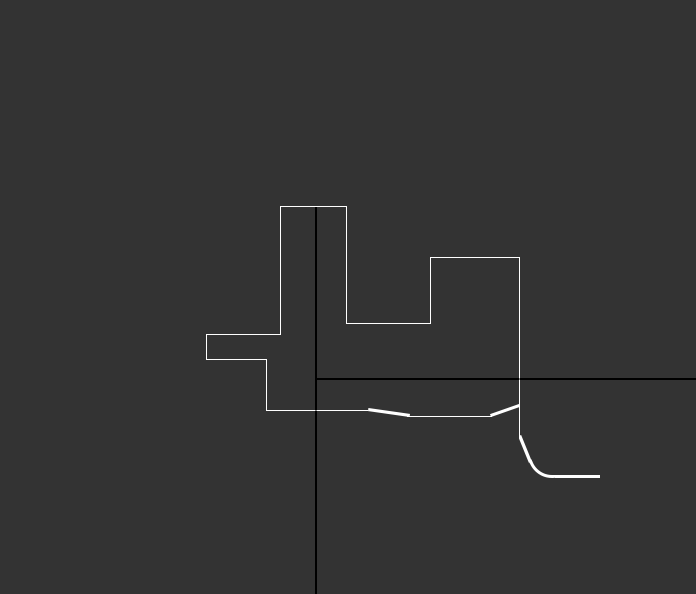
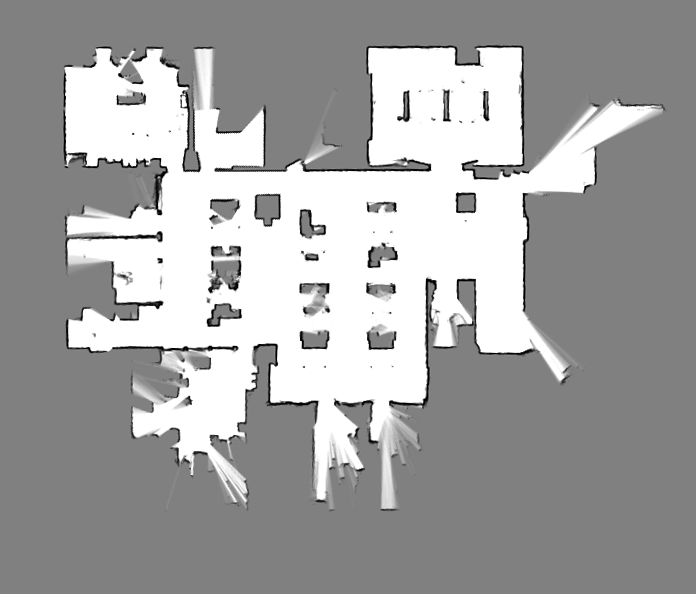
Layers edited between the first and the second 696 x 594 image:
hid "图层 3", moved it above "path 1cm", painted on it over <box>0,0,696,594</box>
hid group "path 1cm" (26 layers) over <box>0,0,696,594</box>
painted on "单行道" (1st of 2, in "path 1cm") over <box>176,183,520,411</box>
painted on "形状 13 拷贝" (1st of 2, in "path 1cm") over <box>265,257,431,337</box>
painted on "形状 13" (1st of 2, in "path 1cm") over <box>346,206,350,388</box>
painted on "形状 3" (1st of 2, in "path 1cm") over <box>96,116,600,478</box>
painted on "形状 2" (1st of 2, in "path 1cm") over <box>163,130,533,464</box>
painted on "形状 9 拷贝 3" over <box>206,234,490,360</box>
painted on "形状 9 拷贝 2" (1st of 2, in "path 1cm") over <box>266,183,430,411</box>
painted on "形状 6 拷贝 2" (1st of 2, in "path 1cm") over <box>280,206,416,388</box>
painted on "形状 4 拷贝 3" (1st of 2, in "path 1cm") over <box>206,234,490,360</box>
painted on "形状 4 拷贝 5" (1st of 2, in "path 1cm") over <box>176,183,430,411</box>
removed layer "形状 24" from group "path 1cm" over <box>490,404,520,417</box>
removed layer "形状 23" from group "path 1cm" over <box>368,408,410,417</box>
painted on "形状 4 拷贝 6" (1st of 2, in "path 1cm") over <box>265,270,431,324</box>
painted on "形状 4 拷贝 2" (1st of 2, in "path 1cm") over <box>206,259,490,335</box>
painted on "形状 4 拷贝" (1st of 2, in "path 1cm") over <box>280,206,416,388</box>
painted on "形状 4" (1st of 2, in "path 1cm") over <box>176,257,519,337</box>
painted on "形状 1" (1st of 2, in "path 1cm") over <box>176,157,520,437</box>
painted on "椭圆 1 拷贝 14" (1st of 2, in "path 1cm") over <box>132,116,564,478</box>
painted on "形状 22" (1st of 2, in "path 1cm") over <box>315,0,381,594</box>
painted on "形状 21" (1st of 2, in "path 1cm") over <box>0,214,696,380</box>
removed layer "图层 4" over <box>413,401,473,416</box>
painted on "背景" over <box>29,43,667,551</box>
…and 1 more changes (1 removed)
